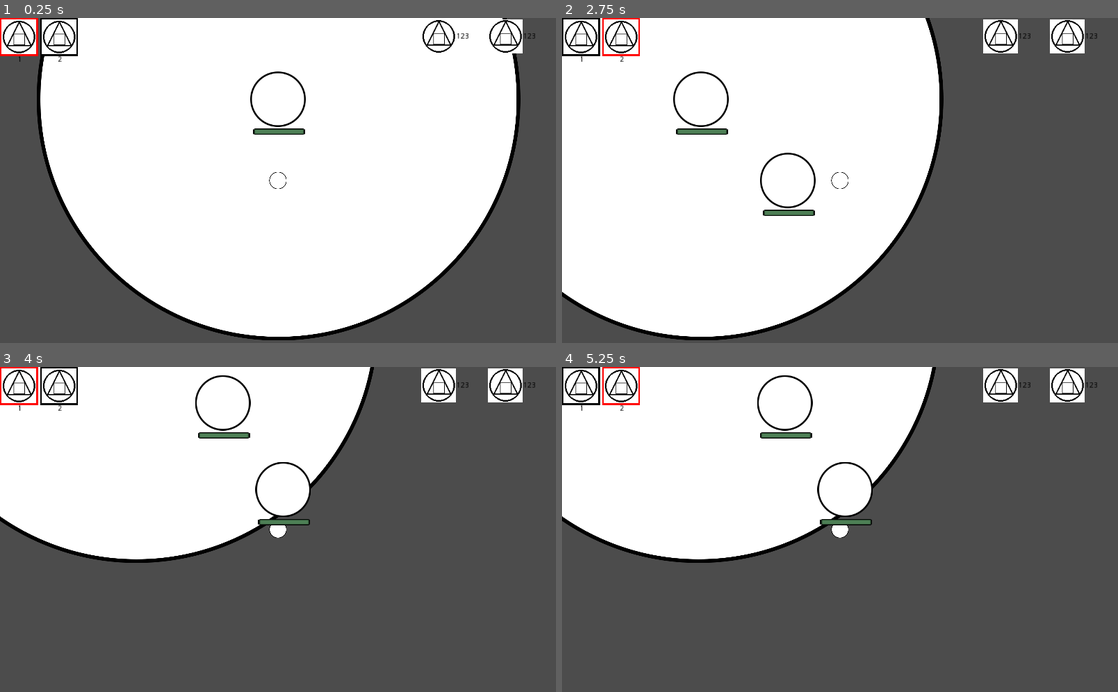
Above: before the commit, frames 1-4 (two rows, left to right).
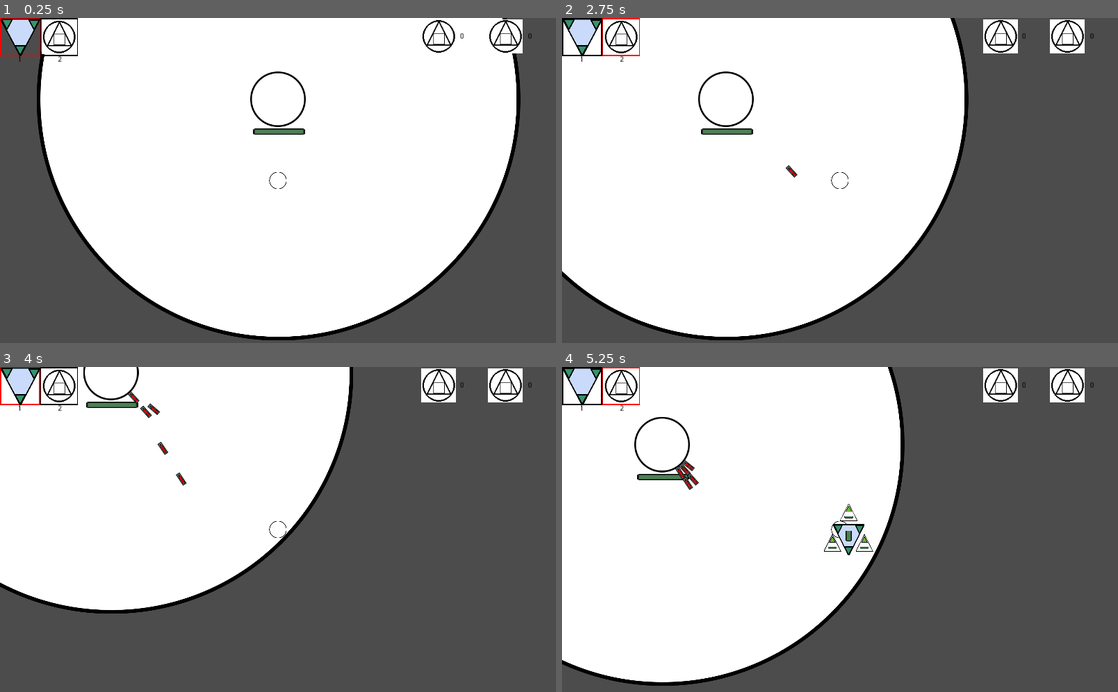
Above: after the commit, the same moments.

Repository: Gics444/tm-labs
Game: Godot game, scene res://Main_Scene_(World)/World.tscn
The game is run twice, just before and just after one commit, with the same random seed, the same clock (stepped at 60 frames per second) and the same inputs.
Inputs (mouse positions are in pixels of both pictures, inside the frame that each line leads up to):
- Up to frame 1 (0.25 s): no input
- Up to frame 2 (2.75 s): click "1" at 0.5 s; click "2" at 1.25 s; tap Enter at 2 s; move the mouse to (962, 164) at 2.02 s; hold D (right) from 2.03 s (still down); hold 1 (1) from 2.03 s (still down); click (962, 164) at 2.17 s; tap Space (ui_select) at 2.27, 2.57 s; tap 2 (2) at 2.3 s
- Up to frame 3 (4 s): move the mouse to (166, 545) at 2.77 s; release D (right) at 2.78 s; release 1 (1) at 2.78 s; hold S (down) 2.78-3.53 s; tap 2 (2) at 2.85 s; tap Space (ui_select) at 3.02, 3.05, 3.32 s; move the mouse to (333, 458) at 3.52 s; hold D (right) from 3.53 s (still down); hold Space (ui_select) from 3.53 s (still down); tap 1 (1) at 3.8 s
- Up to frame 4 (5.25 s): move the mouse to (812, 594) at 4.27 s; release D (right) at 4.28 s; release Space (ui_select) at 4.28 s; hold W (up) 4.28-5.03 s; tap 1 (1) at 4.35 s; click (812, 594) at 4.42 s; tap Space (ui_select) at 4.52, 4.82 s; tap 2 (2) at 4.55 s; move the mouse to (1006, 578) at 5.02 s; hold A (left) from 5.03 s (still down); hold 2 (2) from 5.03 s (still down)

The runs differ from the first frame. In frame 1, 0.8% of the frame differs, in the area x 0-97%, y 0-12%; in frame 2, 8.1%; in frame 3, 11%; in frame 4, 24%, in the area x 0-97%, y 0-99%.

Commit message:
added essence counter

Diff:
--- a/Lab3/Godot stuff/Main_Scene_(World)/UI.tscn
+++ b/Lab3/Godot stuff/Main_Scene_(World)/UI.tscn
@@ -1,28 +1,44 @@
-[gd_scene load_steps=6 format=2]
+[gd_scene load_steps=7 format=2]
 
 [ext_resource path="res://icon.png" type="Texture" id=1]
 [ext_resource path="res://Main_Scene_(World)/ButtonGroup.gd" type="Script" id=2]
+[ext_resource path="res://Objects/Structures/Worker_nest/Worker_nest.png" type="Texture" id=3]
 
 [sub_resource type="StyleBoxFlat" id=3]
 content_margin_left = 3.0
 content_margin_right = 0.0
 content_margin_top = 0.0
 content_margin_bottom = 0.0
-bg_color = Color( 0, 0, 0, 1 )
+bg_color = Color( 0, 0, 0, 0 )
+border_width_left = 2
+border_width_top = 2
+border_width_right = 2
+border_width_bottom = 2
+border_color = Color( 0, 0, 0, 1 )
 
 [sub_resource type="StyleBoxFlat" id=1]
 content_margin_left = 3.0
 content_margin_right = 0.0
 content_margin_top = 0.0
 content_margin_bottom = 0.0
-bg_color = Color( 1, 0, 0, 1 )
+bg_color = Color( 1, 0, 0, 0 )
+border_width_left = 2
+border_width_top = 2
+border_width_right = 2
+border_width_bottom = 2
+border_color = Color( 1, 0, 0, 1 )
 
 [sub_resource type="StyleBoxFlat" id=2]
 content_margin_left = 3.0
 content_margin_right = 0.0
 content_margin_top = 0.0
 content_margin_bottom = 0.0
-bg_color = Color( 0, 0, 0, 1 )
+bg_color = Color( 0, 0, 0, 0 )
+border_width_left = 2
+border_width_top = 2
+border_width_right = 2
+border_width_bottom = 2
+border_color = Color( 0, 0, 0, 1 )
 
 [node name="Control" type="Control"]
 anchor_right = 1.0
@@ -34,7 +50,7 @@
 script = ExtResource( 2 )
 
 [node name="Structure1" type="Button" parent="ButtonGroup"]
-margin_right = 70.0
+margin_right = 74.0
 margin_bottom = 70.0
 focus_mode = 0
 custom_styles/hover = SubResource( 3 )
@@ -42,7 +58,6 @@
 custom_styles/normal = SubResource( 2 )
 toggle_mode = true
 pressed = true
-icon = ExtResource( 1 )
 
 [node name="Label" type="Label" parent="ButtonGroup/Structure1"]
 margin_left = 16.0
@@ -52,6 +67,11 @@
 custom_colors/font_color = Color( 0, 0, 0, 1 )
 text = "1"
 align = 1
+
+[node name="Sprite" type="Sprite" parent="ButtonGroup/Structure1"]
+position = Vector2( 37.5, 35.5 )
+scale = Vector2( 0.570313, 0.539063 )
+texture = ExtResource( 3 )
 
 [node name="Structure2" type="Button" parent="ButtonGroup"]
 margin_left = 74.0
@@ -78,21 +98,21 @@
 texture = ExtResource( 1 )
 
 [node name="Label" type="Label" parent="Essence"]
-margin_left = 32.0
+margin_left = 39.0
 margin_top = -7.0
-margin_right = 72.0
+margin_right = 79.0
 margin_bottom = 7.0
 custom_colors/font_color = Color( 0, 0, 0, 1 )
-text = "123"
+text = "0"
 
 [node name="Segments" type="Sprite" parent="."]
 position = Vector2( 931, 34 )
 texture = ExtResource( 1 )
 
 [node name="Label" type="Label" parent="Segments"]
-margin_left = 32.0
+margin_left = 41.0
 margin_top = -7.0
-margin_right = 72.0
+margin_right = 81.0
 margin_bottom = 7.0
 custom_colors/font_color = Color( 0, 0, 0, 1 )
-text = "123"
+text = "0"
--- a/Lab3/Godot stuff/Main_Scene_(World)/World.gd
+++ b/Lab3/Godot stuff/Main_Scene_(World)/World.gd
@@ -3,9 +3,15 @@
 var essence_count = 0
 var essence_limit = 10
 
+
+
+var current_essence = 0
+var current_segments = 0
+
 func _ready():
 	randomize()
 	$Camera2D/CanvasLayer/UI/ButtonGroup.connect("structure_selected", $"Circle_(Player)", "_on_selected_structure")
+
 
 var pest_nest = preload("res://Objects/Structures/Pest_Deepnest/Pest_Deepnest.tscn")
 var essence = preload("res://Objects/Structures/Shape_essence/Shape_essence.tscn")
@@ -31,3 +37,6 @@
 		spawn_loc.offset = randi()
 
 		essence_obj.position = spawn_loc.global_position
+
+func on_essence_changed(num):
+	$Camera2D/CanvasLayer/UI/Essence/Label.text = str(num)
--- a/Lab3/Godot stuff/Objects/Entities/Circle_(Player)/Circle_(Player).gd
+++ b/Lab3/Godot stuff/Objects/Entities/Circle_(Player)/Circle_(Player).gd
@@ -21,18 +21,16 @@
 	motion = move_and_slide(motion * movespeed)
 
 func _input(event):
-	#print(no_build_areas_entered)
 	if event.is_action_pressed("ui_select") && no_build_areas_entered == 0:
 		if structure_number_selected == "1":
-			var structure = load("res://Objects/Entities/Pest/Pest.tscn").instance()
+			var structure = load("res://Objects/Structures/Worker_nest/Worker_nest.tscn").instance()
 			$"..".add_child(structure)
 			structure.position = position
 		elif structure_number_selected == "2":
-			var structure = load("res://Objects/Structures/The_Core/The_Core.tscn").instance()
+			var structure = load("res://Objects/Entities/Pest/Pest.tscn").instance()
 			$"..".add_child(structure)
 			structure.position = position
 
 
 func _on_selected_structure(structure_number):
-	#print(structure_number)
 	structure_number_selected = structure_number
--- a/Lab3/Godot stuff/Objects/Entities/Triangle_(worker)/Triangle_(worker).tscn
+++ b/Lab3/Godot stuff/Objects/Entities/Triangle_(worker)/Triangle_(worker).tscn
@@ -7,6 +7,7 @@
 
 [node name="Triange_(worker)" type="KinematicBody2D" groups=["Ally", "Worker"]]
 z_index = 1
+collision/safe_margin = 1.0
 script = ExtResource( 4 )
 
 [node name="CollisionPolygon2D" type="CollisionPolygon2D" parent="."]
--- a/Lab3/Godot stuff/Objects/Structures/Shape_essence/Shape_essence.gd
+++ b/Lab3/Godot stuff/Objects/Structures/Shape_essence/Shape_essence.gd
@@ -5,11 +5,13 @@
 # Declare member variables here. Examples:
 # var a = 2
 # var b = "text"
+signal essence_changed(num)
+signal segment_changed(num)
 
-
+onready var world = get_parent()
 # Called when the node enters the scene tree for the first time.
 func _ready():
-	pass # Replace with function body.
+	connect("essence_changed", world, "on_essence_changed")
 
 func _physics_process(delta):
 	var collecting_area = get_node("Shape_area")
@@ -21,15 +23,20 @@
 				for triangles in nest_radius_node.get_overlapping_bodies():
 					if triangles.is_in_group("Worker"):
 						triangles.shape_target = triangles.worker_poz.global_position
-				get_parent().essence_count -= 1
+				world.essence_count -= 1
+				world.current_essence += 1
+				emit_signal("essence_changed", world.current_essence)
 				queue_free()
 		if bodies.is_in_group("Player"):
-			for triangles in nest_radius_node.get_overlapping_bodies():
-				if triangles.is_in_group("Worker"):
-					triangles.shape_target = triangles.worker_poz.global_position
+			if nest_radius_node != null && nest_radius_node.get_overlapping_bodies() != null:
+				for triangles in nest_radius_node.get_overlapping_bodies():
+					if triangles.is_in_group("Worker"):
+						triangles.shape_target = triangles.worker_poz.global_position
 			valid = false
 			assigned_worker = null
-			get_parent().essence_count -= 1
+			world.essence_count -= 1
+			world.current_essence += 1
+			emit_signal("essence_changed", world.current_essence)
 			queue_free()
 # Called every frame. 'delta' is the elapsed time since the previous frame.
 #func _process(delta):
--- a/Lab3/Godot stuff/Objects/Structures/Worker_nest/Worker_nest.tscn
+++ b/Lab3/Godot stuff/Objects/Structures/Worker_nest/Worker_nest.tscn
@@ -1,10 +1,11 @@
-[gd_scene load_steps=8 format=2]
+[gd_scene load_steps=9 format=2]
 
 [ext_resource path="res://Objects/Base_Object/Healthbar_full.png" type="Texture" id=1]
 [ext_resource path="res://Objects/Base_Object/Healthbar_empty.png" type="Texture" id=2]
 [ext_resource path="res://Objects/Structures/Worker_nest/Worker_nest.png" type="Texture" id=3]
 [ext_resource path="res://Objects/Entities/Triangle_(worker)/Triangle_(worker).tscn" type="PackedScene" id=4]
 [ext_resource path="res://Objects/Structures/Worker_nest/Worker_nest.gd" type="Script" id=5]
+[ext_resource path="res://Common/No_building.tscn" type="PackedScene" id=6]
 
 [sub_resource type="CircleShape2D" id=1]
 
@@ -74,3 +75,5 @@
 
 [node name="CollisionPolygon2D" type="CollisionPolygon2D" parent="Nest_hitbox"]
 polygon = PoolVector2Array( -35, -31, 36, -31, 0, 37 )
+[node name="NoBuilding" parent="Worker3_poz" instance=ExtResource( 6 )]
+scale = Vector2( 25, 25 )
